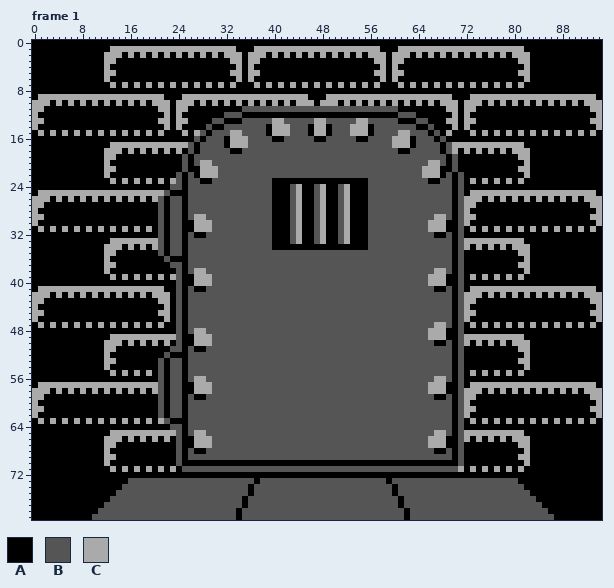
File history of a pixel-art file, resources/sprites/original/cutscenes/intro/intro-jail-door.ase. Above: the version before the commit.
95x80 pixels, 5 frames. Colours within 5 levels of each other are drawn and written as one. Shown: frame 1. The commit also changed other frames, which this record leaves out.
Palette (. is transparent): A #000000  B #555555  C #aaaaaa
The result:
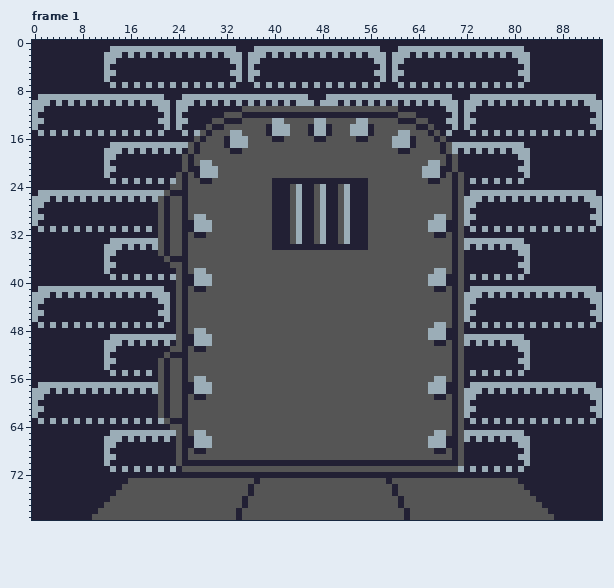
The exact change:
@@ palette @@
-A #000000
+A #222034
-C #aaaaaa
+C #9badb7
